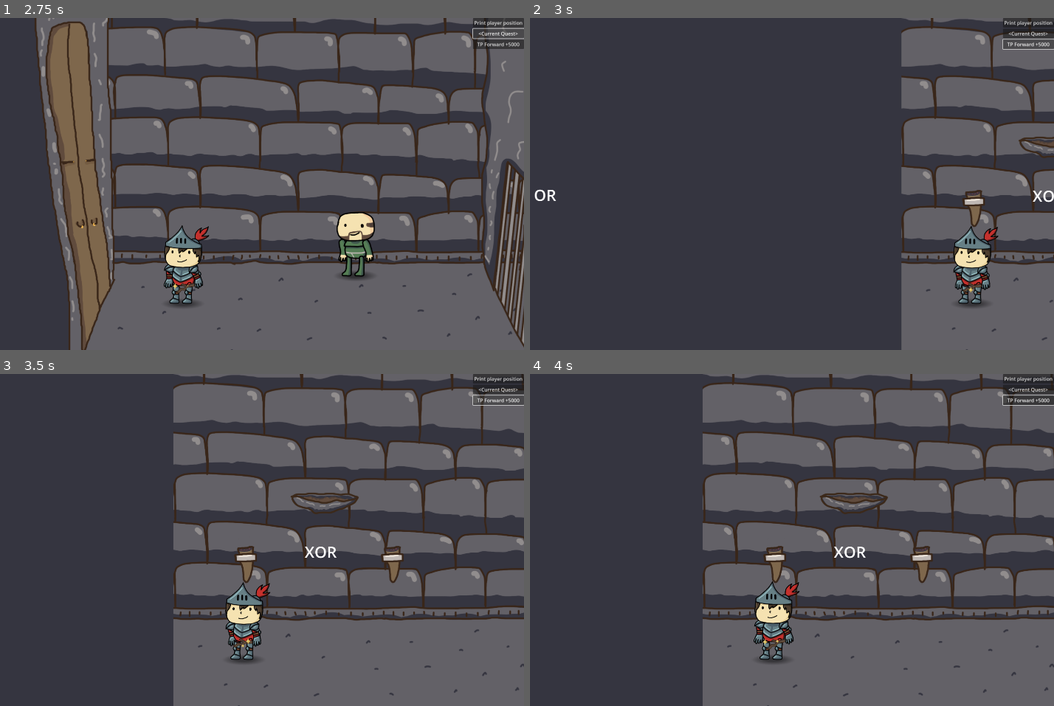
Above: before the commit, frames 1-4 (two rows, left to right).
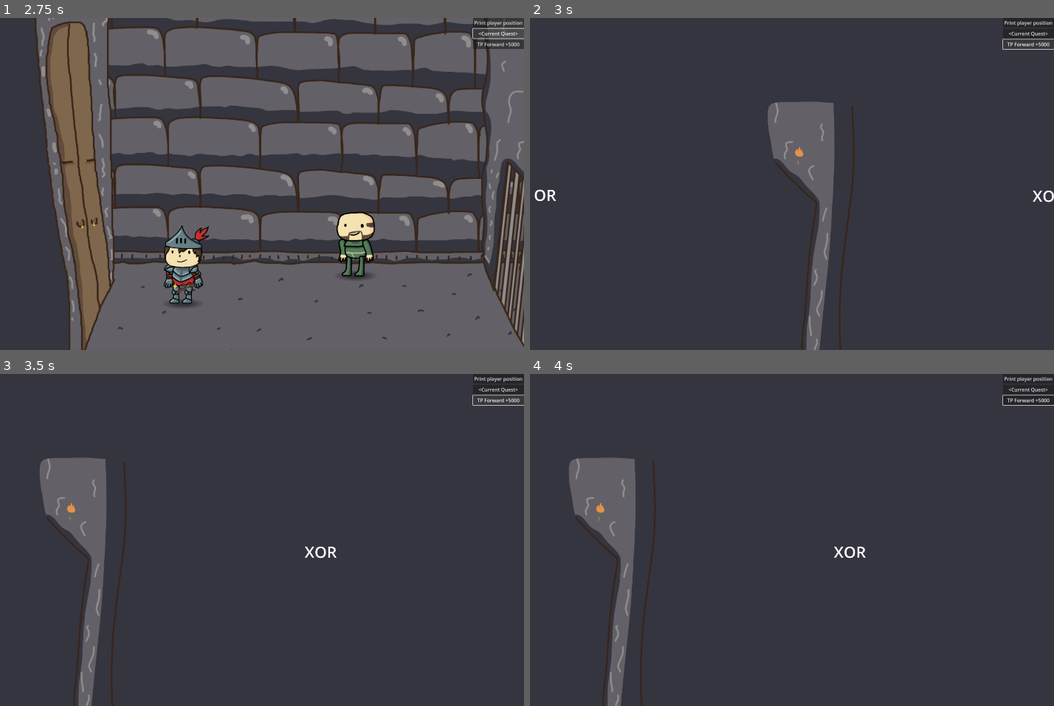
Above: after the commit, the same moments.

Repository: Caslus/cronicas-de-bugdonia
Game: Godot game, scene res://Scenes/Chapter1_2.tscn
Same seed, same stepped clock (60 frames per second), same inputs: the game is played once before the commit and once after it. This scene is started directly instead of the project's main scene.
Inputs (mouse positions are in pixels of both pictures, inside the frame that each line leads up to):
- Up to frame 1 (2.75 s): drag from (183, 270) to (356, 213) at 0.52 s; click "Print player position" at 1.25 s; click "<Current Quest>" at 2 s
- Up to frame 2 (3 s): click "TP Forward +5000" at 2.75 s
- Up to frame 3 (3.5 s): no input
- Up to frame 4 (4 s): drag from (854, 490) to (729, 606) at 3.52 s

Frame 1 is identical in both runs. In frame 2, 27% of the frame differs, in the area x 45-100%, y 0-100%; in frame 3, 55%; in frame 4, 55%, in the area x 7-100%, y 0-100%.

Commit message:
feat: add torch count validation to solution checker

Diff:
--- a/Scenes/Chapter1_2.tscn
+++ b/Scenes/Chapter1_2.tscn
@@ -231,6 +231,13 @@
 text = "OR"
 autowrap_mode = 2
 
+[node name="SolutionChecker" type="Node" parent="Challenges/ChallengeOr"]
+script = ExtResource("8_1lq60")
+solution = {
+NodePath("../Fireholder"): true
+}
+doorNumber = 3
+
 [node name="ChallengeXor" type="Node2D" parent="Challenges"]
 position = Vector2(3424, 0)
 
@@ -259,6 +266,13 @@
 text = "XOR"
 autowrap_mode = 2
 
+[node name="SolutionChecker" type="Node" parent="Challenges/ChallengeXor"]
+script = ExtResource("8_1lq60")
+solution = {
+NodePath("../Fireholder"): true
+}
+doorNumber = 4
+
 [node name="ChallengeNand" type="Node2D" parent="Challenges"]
 position = Vector2(4987, 0)
 
@@ -285,6 +299,13 @@
 text = "NAND"
 autowrap_mode = 2
 
+[node name="SolutionChecker" type="Node" parent="Challenges/ChallengeNand"]
+script = ExtResource("8_1lq60")
+solution = {
+NodePath("../Fireholder"): true
+}
+doorNumber = 5
+
 [node name="ChallengeNor" type="Node2D" parent="Challenges"]
 position = Vector2(6534, 0)
 
@@ -296,12 +317,10 @@
 [node name="Torch1_A" parent="Challenges/ChallengeNor" instance=ExtResource("5_v8im4")]
 position = Vector2(1573, -484)
 input_pickable = true
-VAR_ACESA = false
 
 [node name="Torch1_B" parent="Challenges/ChallengeNor" instance=ExtResource("5_v8im4")]
 position = Vector2(2050, -484)
 input_pickable = true
-VAR_ACESA = false
 
 [node name="Label" type="Label" parent="Challenges/ChallengeNor"]
 z_index = 200
@@ -313,6 +332,13 @@
 text = "NOR"
 autowrap_mode = 2
 
+[node name="SolutionChecker" type="Node" parent="Challenges/ChallengeNor"]
+script = ExtResource("8_1lq60")
+solution = {
+NodePath("../Fireholder"): true
+}
+doorNumber = 6
+
 [node name="ChallengeXnor" type="Node2D" parent="Challenges"]
 position = Vector2(8236, 0)
 
@@ -340,6 +366,13 @@
 text = "XNOR"
 autowrap_mode = 2
 
+[node name="SolutionChecker" type="Node" parent="Challenges/ChallengeXnor"]
+script = ExtResource("8_1lq60")
+solution = {
+NodePath("../Fireholder"): true
+}
+doorNumber = 7
+
 [node name="ChallengeAndOr" type="Node2D" parent="Challenges"]
 position = Vector2(9733, 0)
 
@@ -407,6 +440,16 @@
 text = "AND"
 autowrap_mode = 2
 
+[node name="SolutionChecker" type="Node" parent="Challenges/ChallengeAndOr"]
+script = ExtResource("8_1lq60")
+solution = {
+NodePath("../Fireholder"): true,
+NodePath("../Fireholder2"): true,
+NodePath("../Fireholder3"): true
+}
+doorNumber = 8
+requireExactTorchCount = 3
+
 [node name="Challenge1" type="Node2D" parent="Challenges"]
 position = Vector2(10943, 131)
 
@@ -423,6 +466,7 @@
 [node name="Torch1_B" parent="Challenges/Challenge1" instance=ExtResource("5_v8im4")]
 position = Vector2(1797, -495)
 input_pickable = true
+VAR_ACESA = false
 
 [node name="Label" type="Label" parent="Challenges/Challenge1"]
 z_index = 200
@@ -447,6 +491,7 @@
 [node name="Torch1_B2" parent="Challenges/Challenge1" instance=ExtResource("5_v8im4")]
 position = Vector2(2209, -495)
 input_pickable = true
+VAR_ACESA = false
 
 [node name="Label2" type="Label" parent="Challenges/Challenge1"]
 z_index = 200
@@ -486,6 +531,7 @@
 [node name="Torch1_B3" parent="Challenges/Challenge1" instance=ExtResource("5_v8im4")]
 position = Vector2(2554, -495)
 input_pickable = true
+VAR_ACESA = false
 
 [node name="Label4" type="Label" parent="Challenges/Challenge1"]
 z_index = 200
@@ -510,6 +556,7 @@
 [node name="Torch1_B4" parent="Challenges/Challenge1" instance=ExtResource("5_v8im4")]
 position = Vector2(2966, -495)
 input_pickable = true
+VAR_ACESA = false
 
 [node name="Label5" type="Label" parent="Challenges/Challenge1"]
 z_index = 200
@@ -673,6 +720,394 @@
 theme_override_colors/font_color = Color(0.890196, 0.576471, 0.278431, 1)
 text = "2"
 
+[node name="Door3" type="Sprite2D" parent="."]
+z_index = 1
+position = Vector2(4436, -602)
+texture = ExtResource("13_0ic1f")
+script = ExtResource("14_a88w8")
+xOffset = -36.49
+
+[node name="JailDoor" type="Node2D" parent="Door3" node_paths=PackedStringArray("quest")]
+z_index = -1
+position = Vector2(-651, 482)
+script = ExtResource("15_0ic1f")
+quest = NodePath("../../BooleanQuest")
+doorNumber = 3
+
+[node name="Door" type="StaticBody2D" parent="Door3/JailDoor"]
+position = Vector2(620, -107)
+
+[node name="Sprite" type="Sprite2D" parent="Door3/JailDoor/Door"]
+texture = ExtResource("17_a88w8")
+
+[node name="CollisionShape2D" type="CollisionShape2D" parent="Door3/JailDoor/Door"]
+z_index = 999
+z_as_relative = false
+position = Vector2(-2, -113)
+shape = SubResource("RectangleShape2D_er7ss")
+debug_color = Color(0.457382, 0.561173, 0.54511, 0.42)
+
+[node name="Fog" type="ColorRect" parent="Door3"]
+visible = false
+z_index = 7
+anchors_preset = 15
+anchor_right = 1.0
+anchor_bottom = 1.0
+offset_left = 127.0
+offset_top = -770.0
+offset_right = 1687.0
+offset_bottom = -770.0
+grow_horizontal = 2
+grow_vertical = 2
+mouse_filter = 2
+color = Color(0.207843, 0.207843, 0.25098, 1)
+
+[node name="Front" type="Sprite2D" parent="Door3"]
+z_index = 6
+position = Vector2(40, 315)
+texture = ExtResource("17_ob62n")
+script = ExtResource("14_a88w8")
+xOffset = -36.49
+
+[node name="FlameHintOn" type="Sprite2D" parent="Door3"]
+z_index = 20
+position = Vector2(1, 20)
+texture = ExtResource("18_ob62n")
+
+[node name="Label" type="Label" parent="Door3"]
+z_index = 20
+offset_left = -8.0
+offset_top = 43.0
+offset_right = 3.0
+offset_bottom = 66.0
+theme_override_colors/font_color = Color(0.890196, 0.576471, 0.278431, 1)
+text = "1"
+
+[node name="Door4" type="Sprite2D" parent="."]
+z_index = 1
+position = Vector2(6045, -602)
+texture = ExtResource("13_0ic1f")
+script = ExtResource("14_a88w8")
+xOffset = -36.49
+
+[node name="JailDoor" type="Node2D" parent="Door4" node_paths=PackedStringArray("quest")]
+z_index = -1
+position = Vector2(-651, 482)
+script = ExtResource("15_0ic1f")
+quest = NodePath("../../BooleanQuest")
+doorNumber = 4
+
+[node name="Door" type="StaticBody2D" parent="Door4/JailDoor"]
+position = Vector2(620, -107)
+
+[node name="Sprite" type="Sprite2D" parent="Door4/JailDoor/Door"]
+texture = ExtResource("17_a88w8")
+
+[node name="CollisionShape2D" type="CollisionShape2D" parent="Door4/JailDoor/Door"]
+z_index = 999
+z_as_relative = false
+position = Vector2(-2, -113)
+shape = SubResource("RectangleShape2D_er7ss")
+debug_color = Color(0.457382, 0.561173, 0.54511, 0.42)
+
+[node name="Fog" type="ColorRect" parent="Door4"]
+visible = false
+z_index = 7
+anchors_preset = 15
+anchor_right = 1.0
+anchor_bottom = 1.0
+offset_left = 127.0
+offset_top = -770.0
+offset_right = 1687.0
+offset_bottom = -770.0
+grow_horizontal = 2
+grow_vertical = 2
+mouse_filter = 2
+color = Color(0.207843, 0.207843, 0.25098, 1)
+
+[node name="Front" type="Sprite2D" parent="Door4"]
+z_index = 6
+position = Vector2(40, 315)
+texture = ExtResource("17_ob62n")
+script = ExtResource("14_a88w8")
+xOffset = -36.49
+
+[node name="FlameHintOn" type="Sprite2D" parent="Door4"]
+z_index = 20
+position = Vector2(1, 20)
+texture = ExtResource("18_ob62n")
+
+[node name="Label" type="Label" parent="Door4"]
+z_index = 20
+offset_left = -8.0
+offset_top = 43.0
+offset_right = 3.0
+offset_bottom = 66.0
+theme_override_colors/font_color = Color(0.890196, 0.576471, 0.278431, 1)
+text = "1"
+
+[node name="Door5" type="Sprite2D" parent="."]
+z_index = 1
+position = Vector2(7634, -602)
+texture = ExtResource("13_0ic1f")
+script = ExtResource("14_a88w8")
+xOffset = -36.49
+
+[node name="JailDoor" type="Node2D" parent="Door5" node_paths=PackedStringArray("quest")]
+z_index = -1
+position = Vector2(-651, 482)
+script = ExtResource("15_0ic1f")
+quest = NodePath("../../BooleanQuest")
+doorNumber = 5
+
+[node name="Door" type="StaticBody2D" parent="Door5/JailDoor"]
+position = Vector2(620, -107)
+
+[node name="Sprite" type="Sprite2D" parent="Door5/JailDoor/Door"]
+texture = ExtResource("17_a88w8")
+
+[node name="CollisionShape2D" type="CollisionShape2D" parent="Door5/JailDoor/Door"]
+z_index = 999
+z_as_relative = false
+position = Vector2(-2, -113)
+shape = SubResource("RectangleShape2D_er7ss")
+debug_color = Color(0.457382, 0.561173, 0.54511, 0.42)
+
+[node name="Fog" type="ColorRect" parent="Door5"]
+visible = false
+z_index = 7
+anchors_preset = 15
+anchor_right = 1.0
+anchor_bottom = 1.0
+offset_left = 127.0
+offset_top = -770.0
+offset_right = 1687.0
+offset_bottom = -770.0
+grow_horizontal = 2
+grow_vertical = 2
+mouse_filter = 2
+color = Color(0.207843, 0.207843, 0.25098, 1)
+
+[node name="Front" type="Sprite2D" parent="Door5"]
+z_index = 6
+position = Vector2(40, 315)
+texture = ExtResource("17_ob62n")
+script = ExtResource("14_a88w8")
+xOffset = -36.49
+
+[node name="FlameHintOn" type="Sprite2D" parent="Door5"]
+z_index = 20
+position = Vector2(1, 20)
+texture = ExtResource("18_ob62n")
+
+[node name="Label" type="Label" parent="Door5"]
+z_index = 20
+offset_left = -14.0
+offset_top = 41.0
+offset_right = 13.0
+offset_bottom = 64.0
+theme_override_colors/font_color = Color(0.890196, 0.576471, 0.278431, 1)
+text = "0, 1"
+
+[node name="Door6" type="Sprite2D" parent="."]
+z_index = 1
+position = Vector2(9154, -602)
+texture = ExtResource("13_0ic1f")
+script = ExtResource("14_a88w8")
+xOffset = -36.49
+
+[node name="JailDoor" type="Node2D" parent="Door6" node_paths=PackedStringArray("quest")]
+z_index = -1
+position = Vector2(-651, 482)
+script = ExtResource("15_0ic1f")
+quest = NodePath("../../BooleanQuest")
+doorNumber = 6
+
+[node name="Door" type="StaticBody2D" parent="Door6/JailDoor"]
+position = Vector2(620, -107)
+
+[node name="Sprite" type="Sprite2D" parent="Door6/JailDoor/Door"]
+texture = ExtResource("17_a88w8")
+
+[node name="CollisionShape2D" type="CollisionShape2D" parent="Door6/JailDoor/Door"]
+z_index = 999
+z_as_relative = false
+position = Vector2(-2, -113)
+shape = SubResource("RectangleShape2D_er7ss")
+debug_color = Color(0.457382, 0.561173, 0.54511, 0.42)
+
+[node name="Fog" type="ColorRect" parent="Door6"]
+visible = false
+z_index = 7
+anchors_preset = 15
+anchor_right = 1.0
+anchor_bottom = 1.0
+offset_left = 127.0
+offset_top = -770.0
+offset_right = 1687.0
+offset_bottom = -770.0
+grow_horizontal = 2
+grow_vertical = 2
+mouse_filter = 2
+color = Color(0.207843, 0.207843, 0.25098, 1)
+
+[node name="Front" type="Sprite2D" parent="Door6"]
+z_index = 6
+position = Vector2(40, 315)
+texture = ExtResource("17_ob62n")
+script = ExtResource("14_a88w8")
+xOffset = -36.49
+
+[node name="FlameHintOn" type="Sprite2D" parent="Door6"]
+z_index = 20
+position = Vector2(1, 20)
+texture = ExtResource("18_ob62n")
+
+[node name="Label" type="Label" parent="Door6"]
+z_index = 20
+offset_left = -7.0
+offset_top = 42.0
+offset_right = 20.0
+offset_bottom = 65.0
+theme_override_colors/font_color = Color(0.890196, 0.576471, 0.278431, 1)
+text = "0"
+
+[node name="Door7" type="Sprite2D" parent="."]
+z_index = 1
+position = Vector2(10820, -602)
+texture = ExtResource("13_0ic1f")
+script = ExtResource("14_a88w8")
+xOffset = -36.49
+
+[node name="JailDoor" type="Node2D" parent="Door7" node_paths=PackedStringArray("quest")]
+z_index = -1
+position = Vector2(-651, 482)
+script = ExtResource("15_0ic1f")
+quest = NodePath("../../BooleanQuest")
+doorNumber = 7
+
+[node name="Door" type="StaticBody2D" parent="Door7/JailDoor"]
+position = Vector2(620, -107)
+
+[node name="Sprite" type="Sprite2D" parent="Door7/JailDoor/Door"]
+texture = ExtResource("17_a88w8")
+
+[node name="CollisionShape2D" type="CollisionShape2D" parent="Door7/JailDoor/Door"]
+z_index = 999
+z_as_relative = false
+position = Vector2(-2, -113)
+shape = SubResource("RectangleShape2D_er7ss")
+debug_color = Color(0.457382, 0.561173, 0.54511, 0.42)
+
+[node name="Fog" type="ColorRect" parent="Door7"]
+visible = false
+z_index = 7
+anchors_preset = 15
+anchor_right = 1.0
+anchor_bottom = 1.0
+offset_left = 127.0
+offset_top = -770.0
+offset_right = 1687.0
+offset_bottom = -770.0
+grow_horizontal = 2
+grow_vertical = 2
+mouse_filter = 2
+color = Color(0.207843, 0.207843, 0.25098, 1)
+
+[node name="Front" type="Sprite2D" parent="Door7"]
+z_index = 6
+position = Vector2(40, 315)
+texture = ExtResource("17_ob62n")
+script = ExtResource("14_a88w8")
+xOffset = -36.49
+
+[node name="FlameHintOn" type="Sprite2D" parent="Door7"]
+z_index = 20
+position = Vector2(1, 20)
+texture = ExtResource("18_ob62n")
+
+[node name="Label" type="Label" parent="Door7"]
+z_index = 20
+offset_left = -14.0
+offset_top = 41.0
+offset_right = 13.0
+offset_bottom = 64.0
+theme_override_colors/font_color = Color(0.890196, 0.576471, 0.278431, 1)
+text = "0, 2"
+
+[node name="Door8" type="Sprite2D" parent="."]
+z_index = 1
+position = Vector2(12300, -602)
+texture = ExtResource("13_0ic1f")
+script = ExtResource("14_a88w8")
+xOffset = -36.49
+
+[node name="JailDoor" type="Node2D" parent="Door8" node_paths=PackedStringArray("quest")]
+z_index = -1
+position = Vector2(-651, 482)
+script = ExtResource("15_0ic1f")
+quest = NodePath("../../BooleanQuest")
+doorNumber = 8
+
+[node name="Door" type="StaticBody2D" parent="Door8/JailDoor"]
+position = Vector2(620, -107)
+
+[node name="Sprite" type="Sprite2D" parent="Door8/JailDoor/Door"]
+texture = ExtResource("17_a88w8")
+
+[node name="CollisionShape2D" type="CollisionShape2D" parent="Door8/JailDoor/Door"]
+z_index = 999
+z_as_relative = false
+position = Vector2(-2, -113)
+shape = SubResource("RectangleShape2D_er7ss")
+debug_color = Color(0.457382, 0.561173, 0.54511, 0.42)
+
+[node name="Fog" type="ColorRect" parent="Door8"]
+visible = false
+z_index = 7
+anchors_preset = 15
+anchor_right = 1.0
+anchor_bottom = 1.0
+offset_left = 127.0
+offset_top = -770.0
+offset_right = 1687.0
+offset_bottom = -770.0
+grow_horizontal = 2
+grow_vertical = 2
+mouse_filter = 2
+color = Color(0.207843, 0.207843, 0.25098, 1)
+
+[node name="Front" type="Sprite2D" parent="Door8"]
+z_index = 6
+position = Vector2(40, 315)
+texture = ExtResource("17_ob62n")
+script = ExtResource("14_a88w8")
+xOffset = -36.49
+
+[node name="FlameHintOn" type="Sprite2D" parent="Door8"]
+z_index = 20
+position = Vector2(-19, 12)
+texture = ExtResource("18_ob62n")
+
+[node name="FlameHintOn2" type="Sprite2D" parent="Door8"]
+z_index = 20
+position = Vector2(29, 28)
+texture = ExtResource("18_ob62n")
+
+[node name="FlameHintOn3" type="Sprite2D" parent="Door8"]
+z_index = 20
+position = Vector2(9, -25)
+texture = ExtResource("18_ob62n")
+
+[node name="Label" type="Label" parent="Door8"]
+z_index = 20
+offset_left = -6.0
+offset_top = 43.0
+offset_right = 21.0
+offset_bottom = 66.0
+theme_override_colors/font_color = Color(0.890196, 0.576471, 0.278431, 1)
+text = "3"
+
 [node name="DevTools" parent="." instance=ExtResource("17_er7ss")]
 offset_left = 1874.0
 offset_top = 197.0
--- a/Scripts/Object/SolutionChecker.gd
+++ b/Scripts/Object/SolutionChecker.gd
@@ -7,6 +7,7 @@
 	# Fireholder2, true
 }
 @export var doorNumber: int = 0
+@export var requireExactTorchCount: int = -1
 
 func connect_signals() -> void:
 	for node: NodePath in solution.keys():
@@ -27,8 +28,15 @@
 			okCount += 1
 	return okCount == solution.size()
 
+func check_torches() -> bool:
+	if requireExactTorchCount == -1: return true
+	var torches: Array[Node] = get_parent().get_children().filter(func(c):
+		return c is Node and c.name.begins_with("Torch") and c.get("VAR_ACESA") == true
+	)
+	return torches.size() == requireExactTorchCount
+
 func check_all() -> void:
-	if check_solution():
+	if check_solution() and check_torches():
 		QuestManager.currentQuest.emit_signal("openDoor", doorNumber)
 	else:
 		QuestManager.currentQuest.emit_signal("closeDoor", doorNumber)
